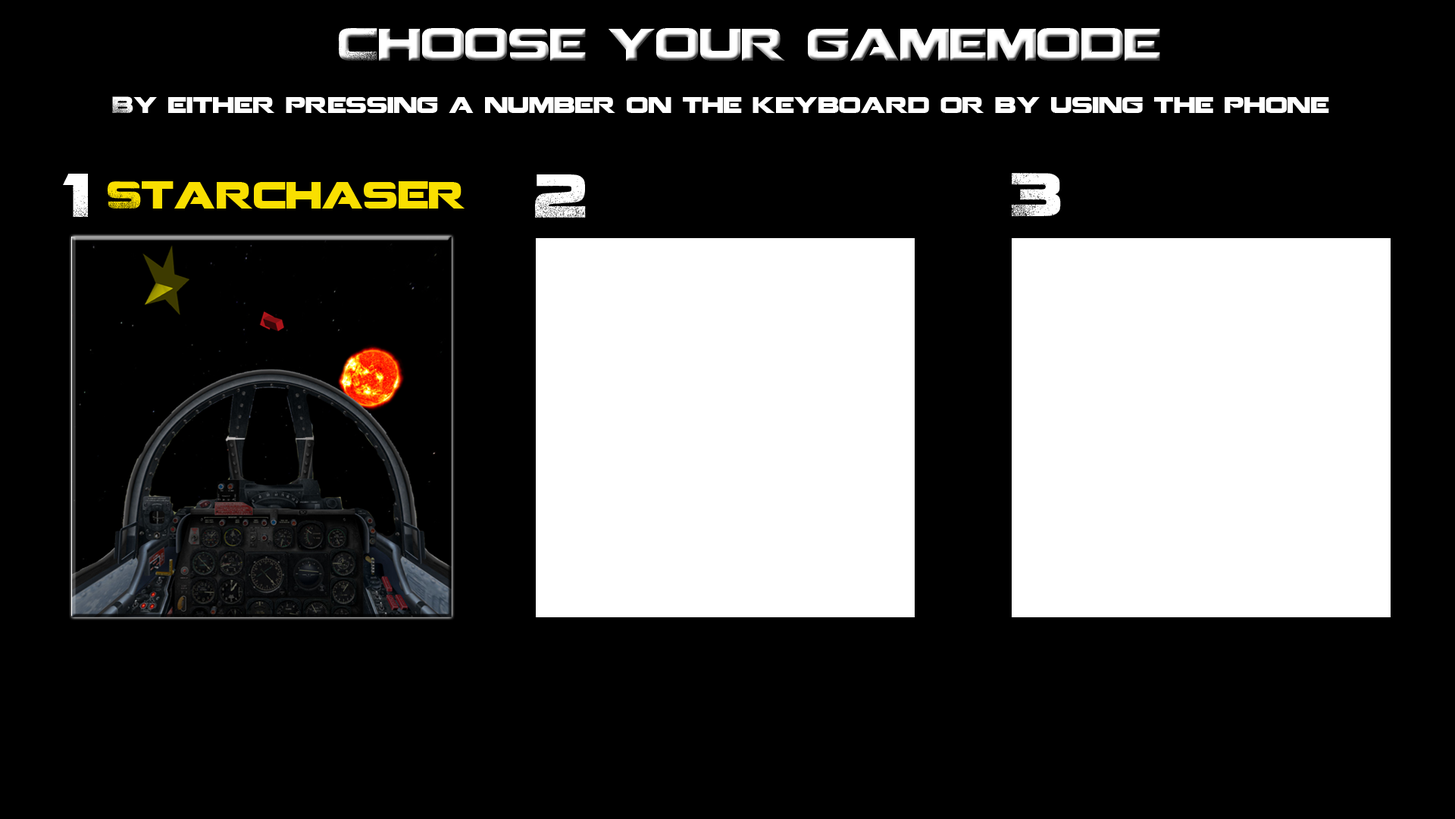
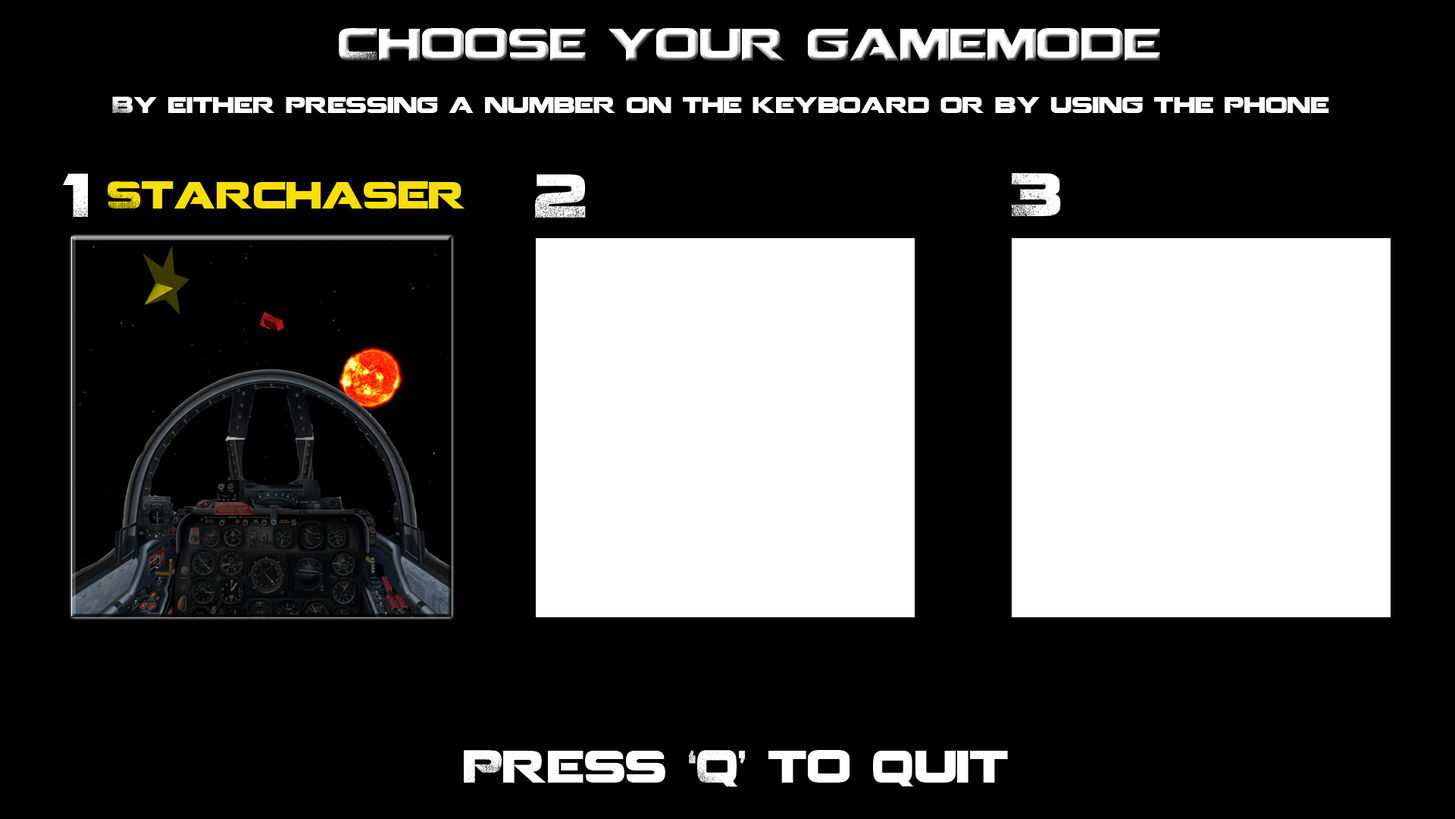
Two versions of the same layered image (1455×819). Layer-by-layer changes:
added layer "Press ‘Q’ to quit" above "3" over [463, 749, 1009, 787]
